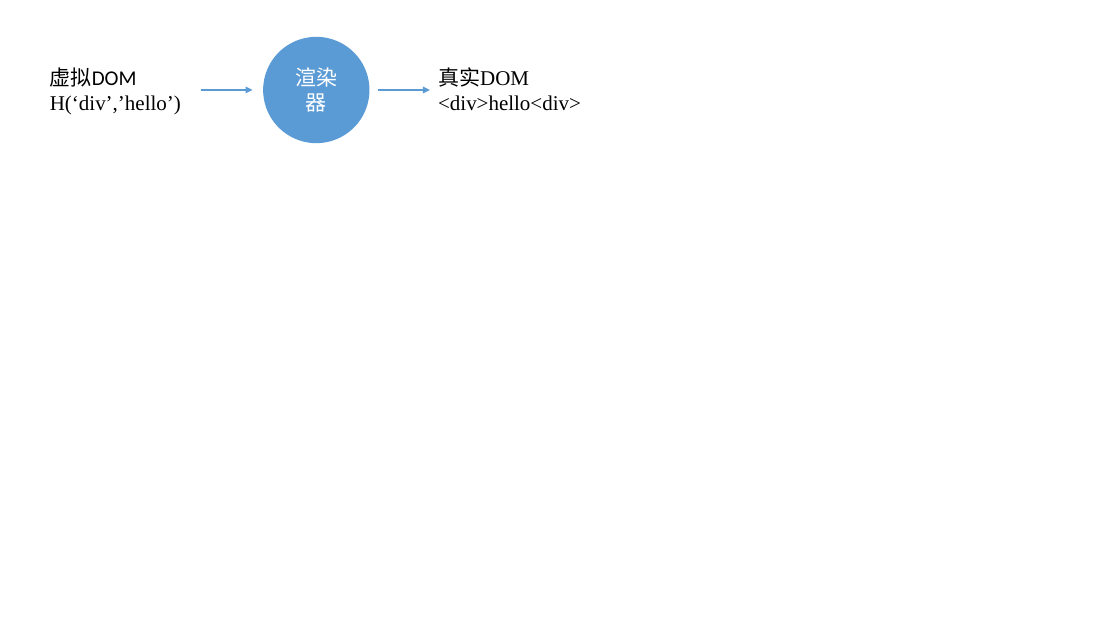
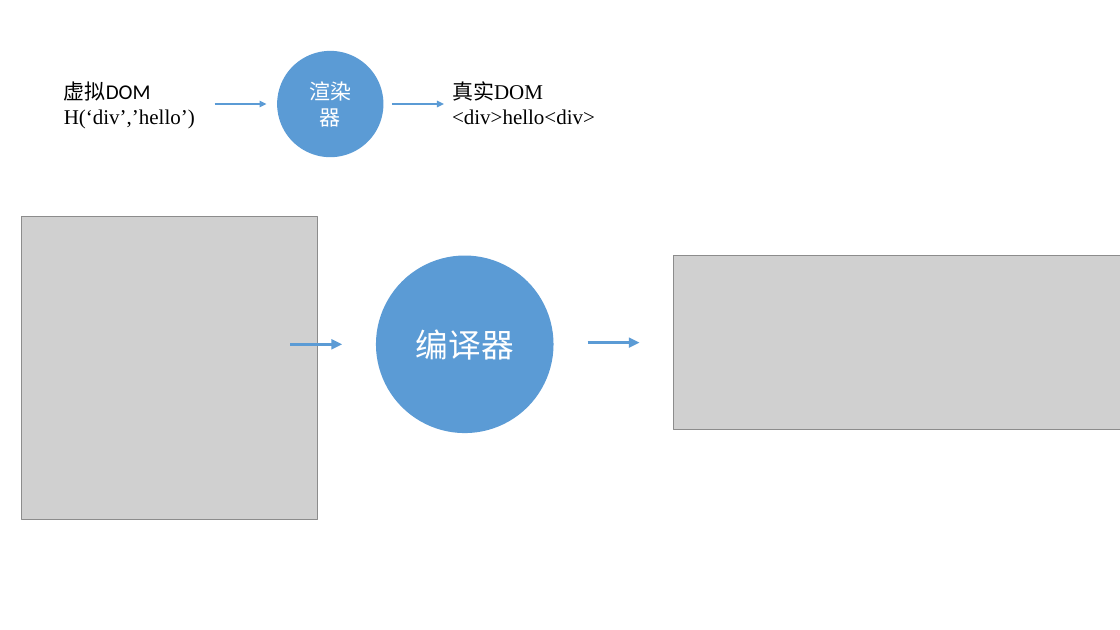
Before and after one commit to zuogl/zNote, a slide deck: slide 1 of img.pptx. Drawn at 1120x630 pixels with LibreOffice and Linux fonts; fonts in the diff are those of the drawing; grey boxes stand for pictures. Boxes give left, top, right and bottom in pixels: in the first picture for what was removed or moved away, otherwise in the second. Text is boxed around its words. In the diff, an @@ line names an element or a change of style, - is before the commit and + after.

```diff
--- a/img.pptx
+++ b/img.pptx
@@ 2 texts, 2 arrows, 1 ellipse: place and size @@
-2 texts, 2 arrows, 1 ellipse at [50, 37, 581, 144]
+2 texts, 2 arrows, 1 ellipse at [64, 51, 595, 158]
@@ group added at [22, 216, 1120, 520]: 2 pictures, 2 arrows, 1 ellipse @@
+编译器
```
Also in this commit, not shown: 5 other files.
